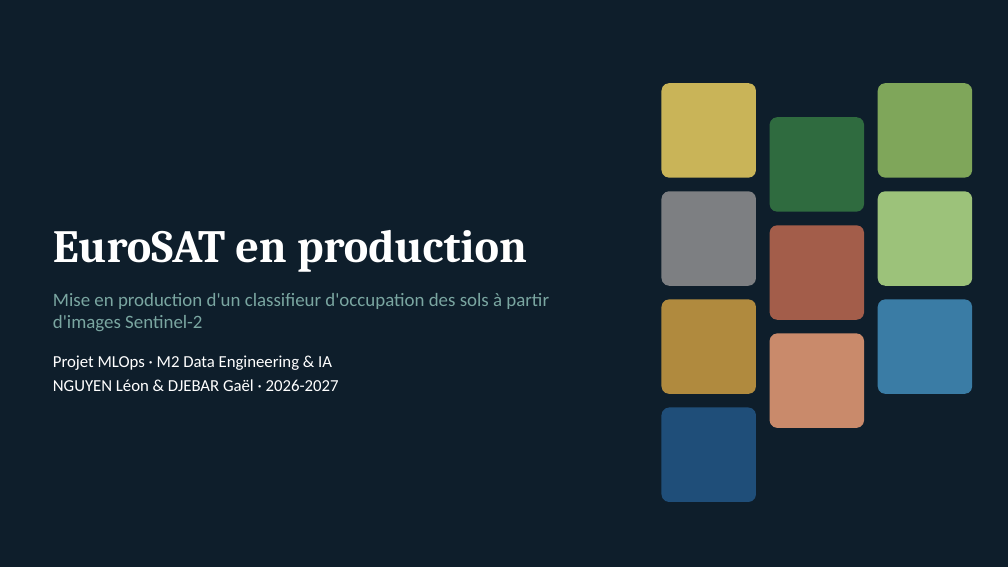
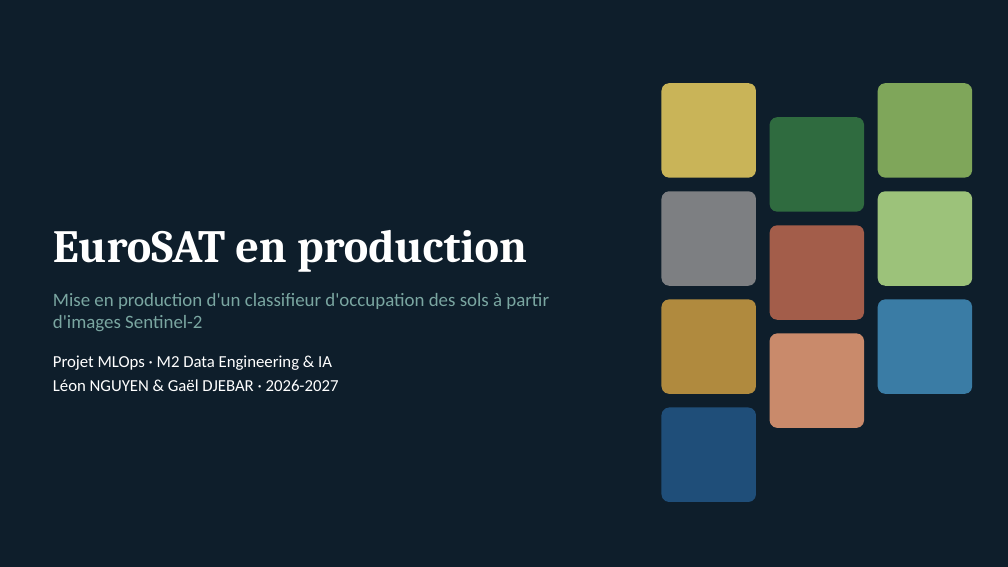
Before and after one commit to nplnguyen/eurosat-mlops, a slide deck: slide 1 of presentation/soutenance-mlops-eurosat.pptx. Drawn at 1008x567 pixels with LibreOffice and Linux fonts; fonts in the diff are those of the drawing. Boxes give left, top, right and bottom in pixels: in the first picture for what was removed or moved away, otherwise in the second. Text is boxed around its words. In the diff, an @@ line names an element or a change of style, - is before the commit and + after.

```diff
--- a/presentation/soutenance-mlops-eurosat.pptx
+++ b/presentation/soutenance-mlops-eurosat.pptx
@@ text at (53, 379, 339, 391): text changed @@
-NGUYEN Léon & DJEBAR Gaël · 2026-2027
+Léon NGUYEN & Gaël DJEBAR · 2026-2027
```
Also in this commit, not shown: 7 other slides changed, 2 slides added.
